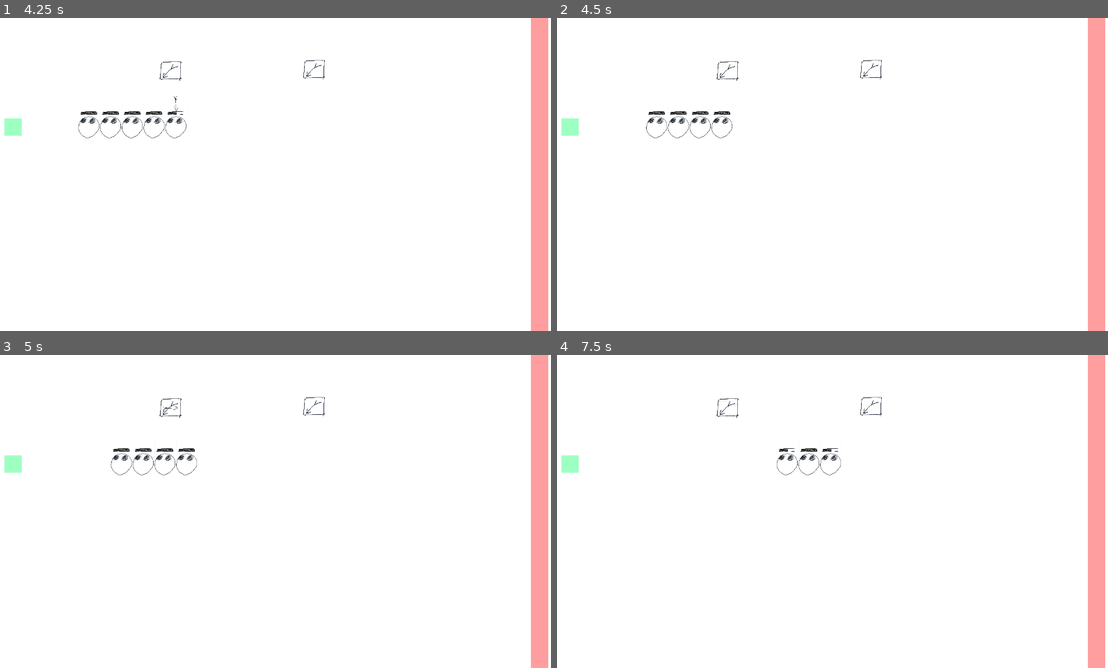
Above: before the commit, frames 1-4 (two rows, left to right).
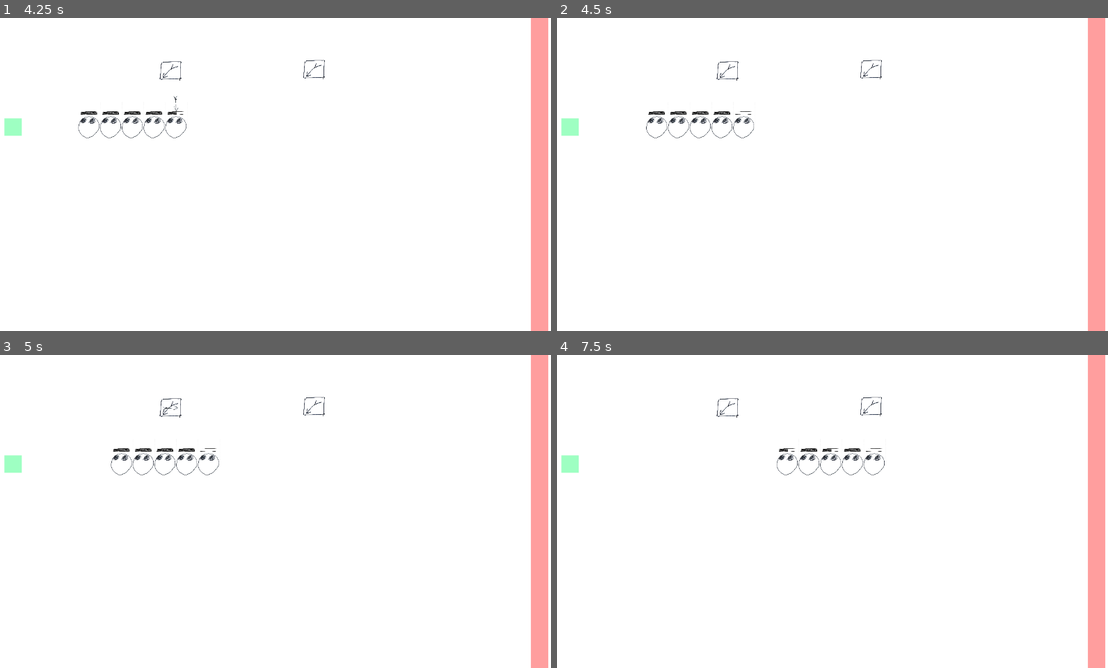
Above: after the commit, the same moments.

Repository: OzuYatamutsu/notebook-tower-defense
Game: Godot game, scene res://levels/test_level.tscn
Same seed, same stepped clock (60 frames per second), same inputs: the game is played once before the commit and once after it.
Inputs:
- Up to frame 1 (4.25 s): tap Enter at 0.5 s
- Up to frame 2 (4.5 s): no input
- Up to frame 3 (5 s): no input
- Up to frame 4 (7.5 s): no input

Frame 1 is identical in both runs. In frame 2, less than 0.1% of the frame differs, in the area x 31-36%, y 29-39%; in frame 3, less than 0.1%; in frame 4, 0.2%, in the area x 51-60%, y 29-39%.
Error after the commit: Invalid access to property or key '_on_mob_killed' on a base object of type 'Node2D (test_level.gd)'. (res://mobs/mob.gd:14)

Commit message:
Fix connect() calls

Diff:
--- a/components/game_state.gd
+++ b/components/game_state.gd
@@ -1,5 +1,6 @@
 extends Node
 
+const CURRENT_LEVEL_GROUP = "level"
 const LEVEL_HITBOX_GROUP = "level_hitbox"
 const MOBS_GROUP = "mobs"
 const TOWERS_GROUP = "towers"
@@ -8,17 +9,23 @@
 @export var PLAYER_LIVES_START: int
 @export var PLAYER_LIVES_REMAINING: int
 
+var CURRENT_LEVEL: Level
+
 func _on_level_load() -> void:
     # Call this as a last step after the level is loaded
     PLAYER_LIVES_REMAINING = PLAYER_LIVES_START
 
     var hitbox: LevelHitbox = get_tree().get_first_node_in_group(LEVEL_HITBOX_GROUP)
-    hitbox.connect(hitbox.mob_slipped_through.get_name(), _on_mob_slipped_through)
+    hitbox.mob_slipped_through.connect(_on_mob_slipped_through)
 
     assert(PLAYER_LIVES_REMAINING > 0, "Lives left on level start should be > 0!")
     assert(get_tree().get_first_node_in_group(GameState.MOBS_GROUP), "Missing a mobs node!")
     assert(get_tree().get_first_node_in_group(GameState.TOWERS_GROUP), "Missing a towers node!")
     assert(get_tree().get_first_node_in_group(GameState.PROJECTILES_GROUP), "Missing a projectiles node!")
+    assert(CURRENT_LEVEL != null)
+
+func _on_mob_killed() -> void:
+    print(str(get_tree().get_node_count_in_group(GameState.MOBS_GROUP)) + " mobs left in current wave!")
 
 func _on_mob_slipped_through() -> void:
     PLAYER_LIVES_REMAINING -= 1
--- a/levels/level.gd
+++ b/levels/level.gd
@@ -13,8 +13,10 @@
 @export var CURRENT_WAVE_NUM = 0
 
 func _ready() -> void:
+    GameState.CURRENT_LEVEL = self
+
     SPAWNER = get_tree().get_first_node_in_group(LEVEL_SPAWNER_GROUP)
-    SPAWNER.connect(SPAWNER.spawn_mob.get_name(), _on_spawn_signal)
+    SPAWNER.spawn_mob.connect(_on_spawn_signal)
 
     CURRENT_WAVE_TIMER = Timer.new()
     CURRENT_WAVE_TIMER.wait_time = WAVE_TIMER_SECS
--- a/mobs/mob.gd
+++ b/mobs/mob.gd
@@ -10,8 +10,9 @@
 
 func _ready() -> void:
     HEALTH_BAR.set_max_hp(MAX_HP)
-    connect("area_entered", _on_hit)
-    HEALTH_BAR.connect("no_hp", _on_death)
+    area_entered.connect(_on_hit)
+    mob_killed.connect(GameState.CURRENT_LEVEL._on_mob_killed)
+    HEALTH_BAR.no_hp.connect(_on_death)
 
 func _physics_process(delta: float) -> void:
     position += get_next_direction() * delta * SPEED
--- a/towers/tower.gd
+++ b/towers/tower.gd
@@ -34,9 +34,9 @@
     add_child(TargetingRadius)
 
     # Hook up signals
-    ShootTimer.connect("timeout", _on_shoot_timer_timeout)
-    TargetingRadius.connect("area_entered", _on_targeting_radius_entered)
-    TargetingRadius.connect("area_exited", _on_targeting_radius_exited)
+    ShootTimer.timeout.connect(_on_shoot_timer_timeout)
+    TargetingRadius.area_entered.connect(_on_targeting_radius_entered)
+    TargetingRadius.area_exited.connect(_on_targeting_radius_exited)
 
 func ready_tower(projectile: PackedScene, targeting_radius_px: float, rate_of_fire_secs: float) -> void:
     # Call this when we're placing the tower
